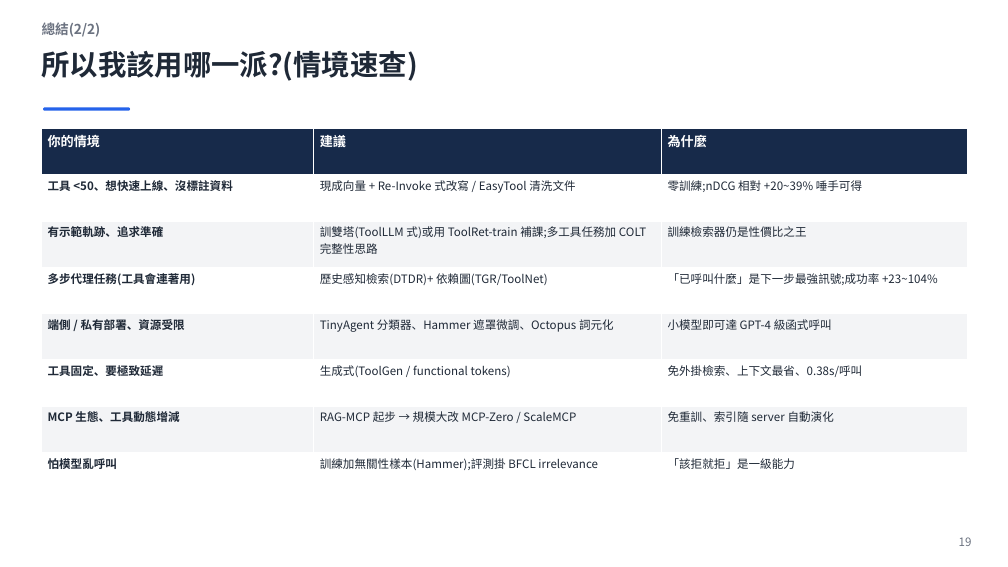
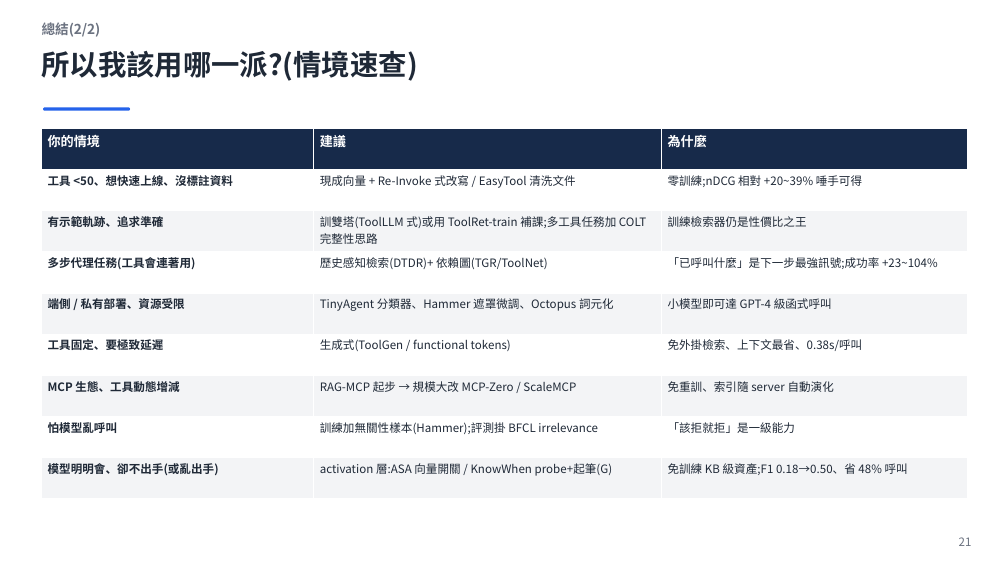
Before and after one commit to dmr1123/triage, a slide deck: slide 21 of LLM工具檢索_入門簡報.pptx (slide 19 before the commit). Drawn at 1008x567 pixels with LibreOffice and Linux fonts; fonts in the diff are those of the drawing. Boxes give left, top, right and bottom in pixels: in the first picture for what was removed or moved away, otherwise in the second. Text is boxed around its words. In the diff, an @@ line names an element or a change of style, - is before the commit and + after.

```diff
--- a/LLM工具檢索_入門簡報.pptx
+++ b/LLM工具檢索_入門簡報.pptx
@@ table at box(42, 129, 968, 499) @@
+row 9: 模型明明會、卻不出手(或亂出手) | activation 層:ASA 向量開關 / KnowWhen probe+起筆(G) | 免訓練 KB 級資產;F1 0.18→0.50、省 48% 呼叫
@@ text at box(959, 537, 972, 546): text changed @@
-19
+21
```
Also in this commit, not shown: 6 other slides changed, 2 slides added.
